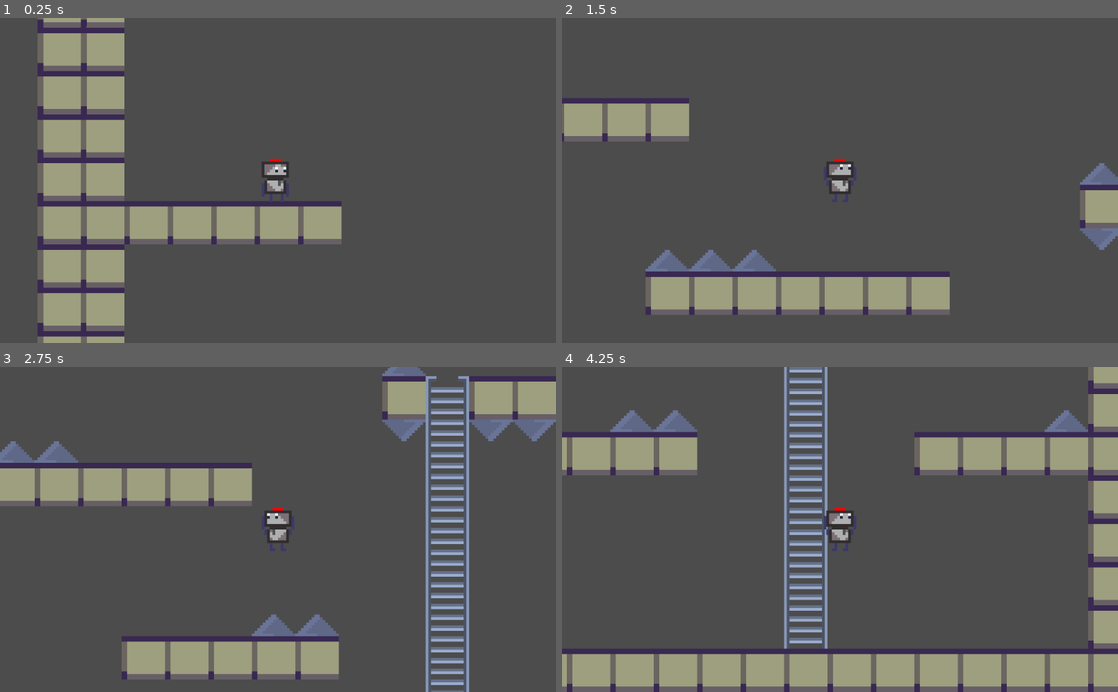
Above: before the commit, frames 1-4 (two rows, left to right).
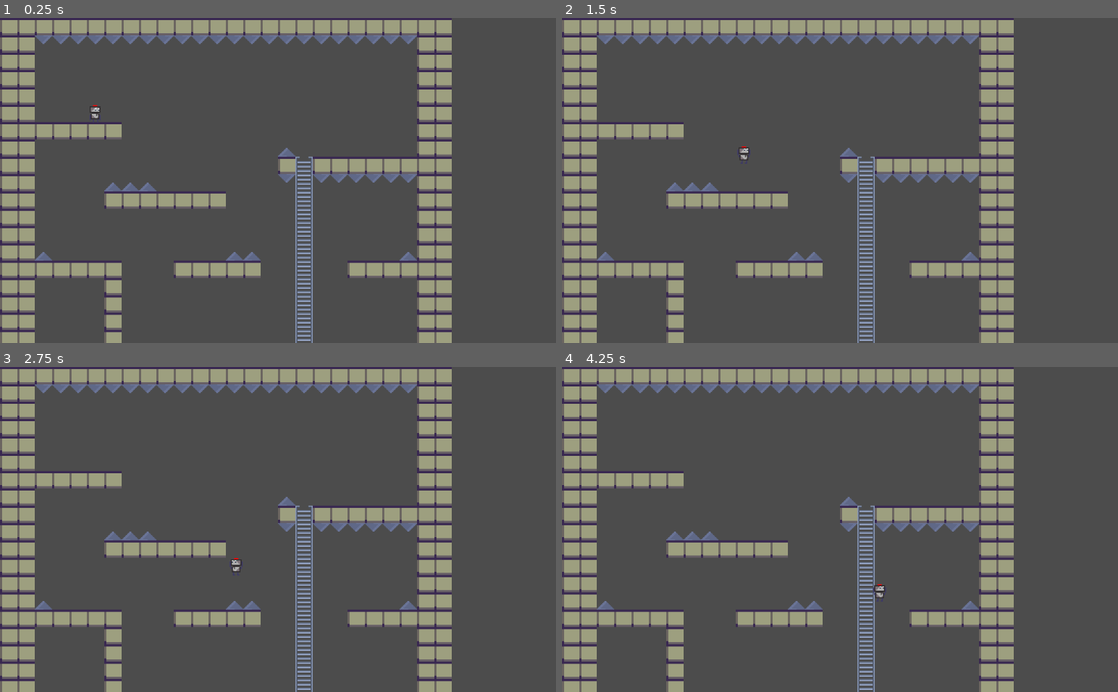
Above: after the commit, the same moments.

Repository: THONYGD74/Prueba
Game: Godot game, scene res://Escenas/niveles/nivel1.tscn
Same seed, same stepped clock (60 frames per second), same inputs: the game is played once before the commit and once after it.
Inputs:
- Up to frame 1 (0.25 s): no input
- Up to frame 2 (1.5 s): hold Up (ui_up) 0.53-1.28 s; hold Right (ui_right) from 0.53 s (still down); tap Up (ui_up) at 1.35 s
- Up to frame 3 (2.75 s): tap Up (ui_up) at 1.52, 1.82 s; release Right (ui_right) at 2.03 s; hold Left (ui_left) from 2.03 s (still down); hold Up (ui_up) from 2.03 s (still down)
- Up to frame 4 (4.25 s): release Left (ui_left) at 2.78 s; release Up (ui_up) at 2.78 s; hold Right (ui_right) from 2.78 s (still down); tap Up (ui_up) at 2.85, 3.02, 3.32 s; hold Up (ui_up) from 3.53 s (still down)

The runs differ from the first frame. In frame 1, 40% of the frame differs, in the area x 0-82%, y 0-100%; in frame 2, 33%; in frame 3, 39%; in frame 4, 48%, in the area x 0-100%, y 0-100%.

Commit message:
movimiento de la escalera

Diff:
--- a/Escenas/Jugador2D.tscn
+++ b/Escenas/Jugador2D.tscn
@@ -1,9 +1,10 @@
-[gd_scene load_steps=16 format=2]
+[gd_scene load_steps=22 format=2]
 
 [ext_resource path="res://Assets/run_bot.png" type="Texture" id=1]
 [ext_resource path="res://Assets/idle_bot.png" type="Texture" id=2]
 [ext_resource path="res://scrips/Jugador2D.gd" type="Script" id=3]
 [ext_resource path="res://Assets/64-bit/jump_bot.png" type="Texture" id=4]
+[ext_resource path="res://Assets/escala_bot.png" type="Texture" id=5]
 
 [sub_resource type="AtlasTexture" id=1]
 atlas = ExtResource( 2 )
@@ -41,6 +42,22 @@
 atlas = ExtResource( 4 )
 region = Rect2( 0, 0, 32, 32 )
 
+[sub_resource type="AtlasTexture" id=14]
+atlas = ExtResource( 5 )
+region = Rect2( 0, 0, 32, 32 )
+
+[sub_resource type="AtlasTexture" id=15]
+atlas = ExtResource( 5 )
+region = Rect2( 32, 0, 32, 32 )
+
+[sub_resource type="AtlasTexture" id=16]
+atlas = ExtResource( 5 )
+region = Rect2( 64, 0, 32, 32 )
+
+[sub_resource type="AtlasTexture" id=17]
+atlas = ExtResource( 5 )
+region = Rect2( 96, 0, 32, 32 )
+
 [sub_resource type="SpriteFrames" id=9]
 animations = [ {
 "frames": [ SubResource( 1 ), SubResource( 2 ), SubResource( 3 ), SubResource( 4 ) ],
@@ -57,10 +74,18 @@
 "loop": true,
 "name": "jump",
 "speed": 5.0
+}, {
+"frames": [ SubResource( 14 ), SubResource( 15 ), SubResource( 16 ), SubResource( 17 ) ],
+"loop": true,
+"name": "ladder",
+"speed": 5.0
 } ]
 
 [sub_resource type="RectangleShape2D" id=12]
 extents = Vector2( 7, 14 )
+
+[sub_resource type="RectangleShape2D" id=13]
+extents = Vector2( 1, 10 )
 
 [node name="jugador" type="KinematicBody2D"]
 position = Vector2( 426, 324 )
@@ -68,12 +93,23 @@
 
 [node name="AnimatedSprite" type="AnimatedSprite" parent="."]
 frames = SubResource( 9 )
-animation = "jump"
+animation = "ladder"
+frame = 3
 
 [node name="CollisionShape2D" type="CollisionShape2D" parent="."]
 position = Vector2( -2, 1 )
 shape = SubResource( 12 )
 
 [node name="Camera2D" type="Camera2D" parent="."]
-current = true
 zoom = Vector2( 0.4, 0.4 )
+
+[node name="ladder" type="Area2D" parent="."]
+collision_layer = 512
+collision_mask = 512
+
+[node name="CollisionShape2D" type="CollisionShape2D" parent="ladder"]
+position = Vector2( 2, 0 )
+shape = SubResource( 13 )
+
+[connection signal="body_entered" from="ladder" to="." method="_on_ladder_body_entered"]
+[connection signal="body_exited" from="ladder" to="." method="_on_ladder_body_exited"]
--- a/Escenas/escaleras.tscn
+++ b/Escenas/escaleras.tscn
@@ -1,6 +1,12 @@
-[gd_scene load_steps=3 format=2]
+[gd_scene load_steps=5 format=2]
 
 [ext_resource path="res://Assets/64-bit/escala_y_mas.png" type="Texture" id=1]
+
+[sub_resource type="ConvexPolygonShape2D" id=2]
+points = PoolVector2Array( 0, 0, 32, 0, 32, 32, 0, 32 )
+
+[sub_resource type="ConvexPolygonShape2D" id=3]
+points = PoolVector2Array( 0, 0, 32, 0, 32, 32, 0, 32 )
 
 [sub_resource type="TileSet" id=1]
 0/name = "escala_y_mas.png 0"
@@ -20,9 +26,22 @@
 0/navigation_offset = Vector2( 0, 0 )
 0/shape_offset = Vector2( 0, 0 )
 0/shape_transform = Transform2D( 1, 0, 0, 1, 0, 0 )
+0/shape = SubResource( 2 )
 0/shape_one_way = false
-0/shape_one_way_margin = 0.0
-0/shapes = [  ]
+0/shape_one_way_margin = 1.0
+0/shapes = [ {
+"autotile_coord": Vector2( 0, 0 ),
+"one_way": false,
+"one_way_margin": 1.0,
+"shape": SubResource( 2 ),
+"shape_transform": Transform2D( 1, 0, 0, 1, 0, 0 )
+}, {
+"autotile_coord": Vector2( 1, 0 ),
+"one_way": false,
+"one_way_margin": 1.0,
+"shape": SubResource( 3 ),
+"shape_transform": Transform2D( 1, 0, 0, 1, 0, 0 )
+} ]
 0/z_index = 0
 
 [node name="escaleras" type="TileMap" groups=["escaleras"]]
--- a/Escenas/niveles/nivel1.tscn
+++ b/Escenas/niveles/nivel1.tscn
@@ -96,6 +96,7 @@
 texture = ExtResource( 2 )
 
 [node name="escaleras" parent="." instance=ExtResource( 5 )]
+cell_clip_uv = true
 tile_data = PoolIntArray( 524305, 0, 0, 589841, 0, 1, 655377, 0, 1, 720913, 0, 1, 786449, 0, 1, 851985, 0, 1, 917521, 0, 1, 983057, 0, 1, 1048593, 0, 1, 1114129, 0, 1, 1179665, 0, 1 )
 
 [node name="KinematicBody2D" parent="." instance=ExtResource( 4 )]
--- a/scrips/Jugador2D.gd
+++ b/scrips/Jugador2D.gd
@@ -3,14 +3,23 @@
 var gravedad = 10
 var dir = 0
 var motion: Vector2 = Vector2()
+
 export var acc = 10
 export var ficc = 5
 export var maxspeed = 12000
 
+var subiendo: bool
+var is_ladder: bool = false
+
 onready var anim = $AnimatedSprite
 
 func _physics_process(delta):
-	motion.y += gravedad
+
+
+	if !is_ladder:
+		motion.y += gravedad
+	else:
+		motion.y = 0
 
 	get_input(delta)
 	state_ma()
@@ -28,6 +37,13 @@
 	else:
 		motion.x = move(motion.x, 0,ficc)
 
+	if Input.is_action_pressed("ui_up") and is_ladder :
+		motion.y -= 200
+		subiendo = true
+	if Input.is_action_pressed("ui_down") and is_ladder:
+		motion.y += 200
+		subiendo = true
+
 	if Input.is_action_just_pressed("ui_up"):
 		if is_on_floor():
 			motion.y = -200
@@ -41,12 +57,25 @@
 		anim.play("run")
 	if dir != 0:
 		anim.scale.x = dir
-	if motion.y and !is_on_floor():
+	if motion.y and !is_on_floor() and !is_ladder:
 		anim.play("jump")
 
+	if !is_on_floor() and is_ladder and subiendo:
+		anim.play("ladder")
 
 func move(inicio: int, final: int, progreso: int):
 	if inicio < final:
 		return min(inicio + progreso, final)
 	else:
 		return max(inicio - progreso, final)
+
+
+func _on_ladder_body_entered(body):
+	if body.is_in_group("escaleras"):
+		is_ladder = true
+
+
+func _on_ladder_body_exited(body):
+	if body.is_in_group("escaleras"):
+		is_ladder = false
+		subiendo = false
Binary file added: Assets/escala_bot.png
Not shown, added: Assets/escala_bot.png.import
